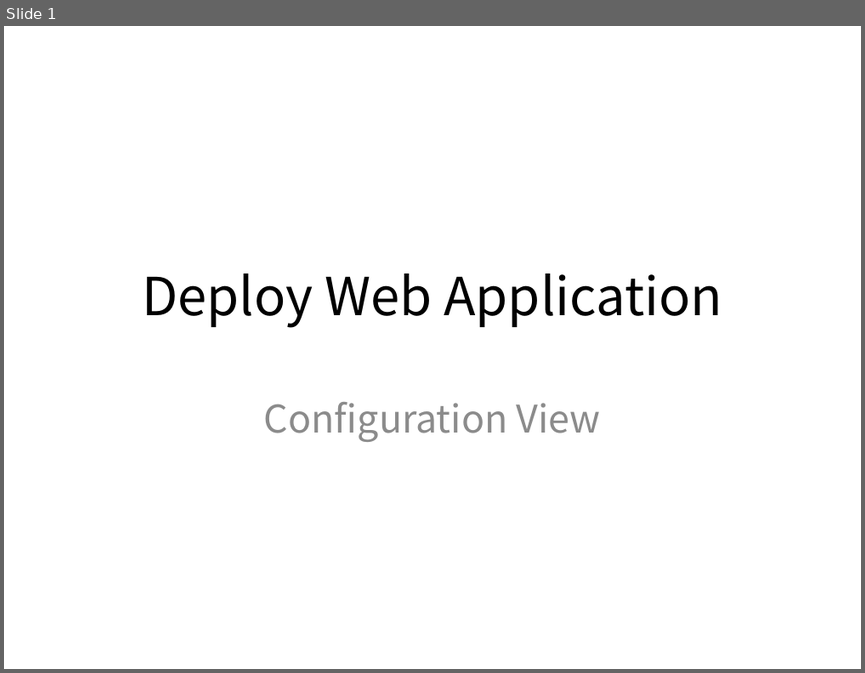
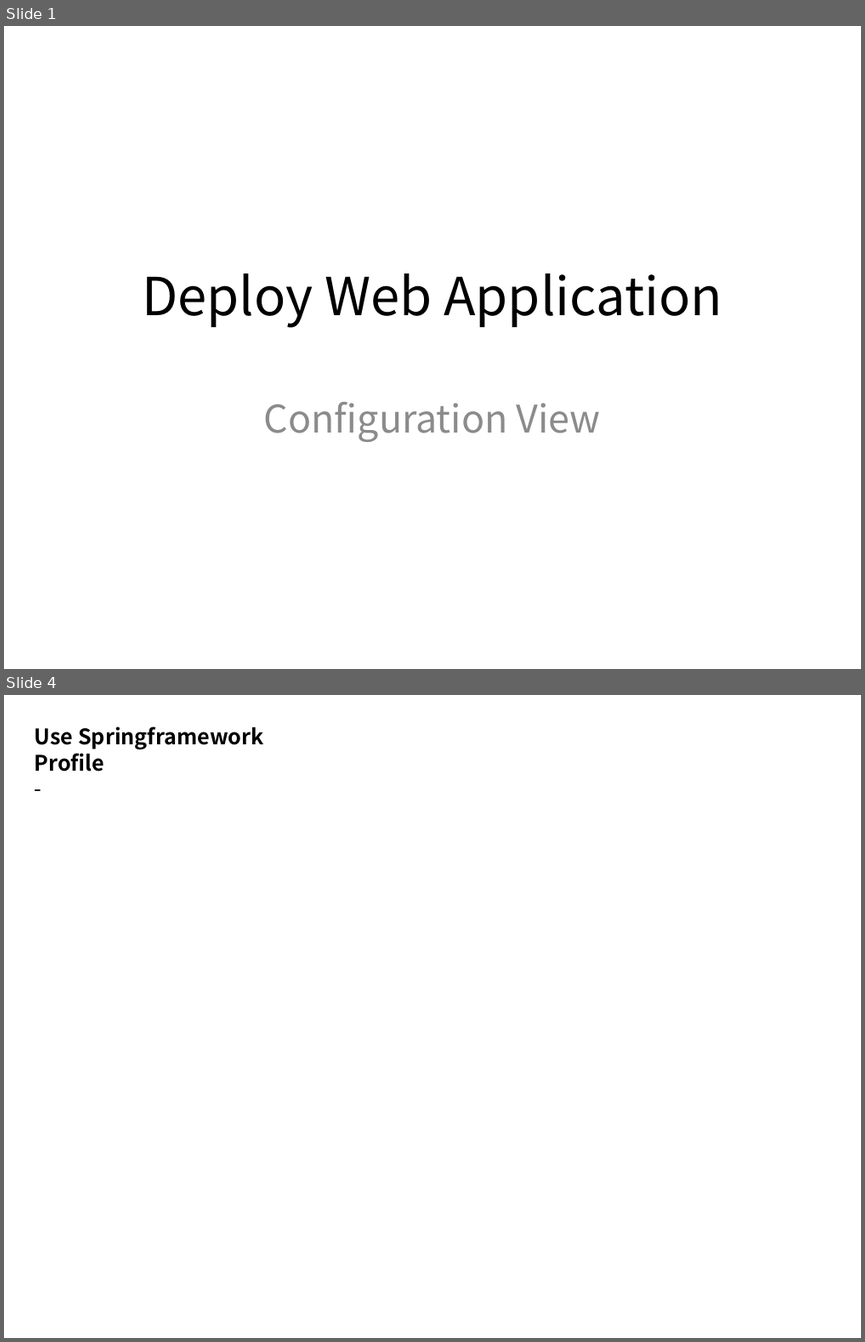
Before and after one commit to kwbaek/codelabor, a slide deck: documentation/draft/ci-environment/deploy-configuration-strategy.pptx. Shown one above the other, each under a label of ours: slide 1 before the commit, slides 1 and 4 after it; the slides between them are not shown. The pictures are 865x673 and 865x1342 pixels, drawn with LibreOffice and Linux fonts; fonts in the diff are those of the drawing. Boxes give left, top, right and bottom in pixels: in the first picture for what was removed or moved away, otherwise in the second. Text is boxed around its words. In the diff, an @@ line names an element or a change of style, - is before the commit and + after.

```diff
--- a/documentation/draft/ci-environment/deploy-configuration-strategy.pptx
+++ b/documentation/draft/ci-environment/deploy-configuration-strategy.pptx
@@ slide 4 added at (4,695,861,1338), background #FFFFFF @@
@@ text added at (35,726,264,771), 18 pt, text #000000, bold @@
+Use Springframework Profile
+-
```
Also in this commit, not shown: 3 other slides added.
